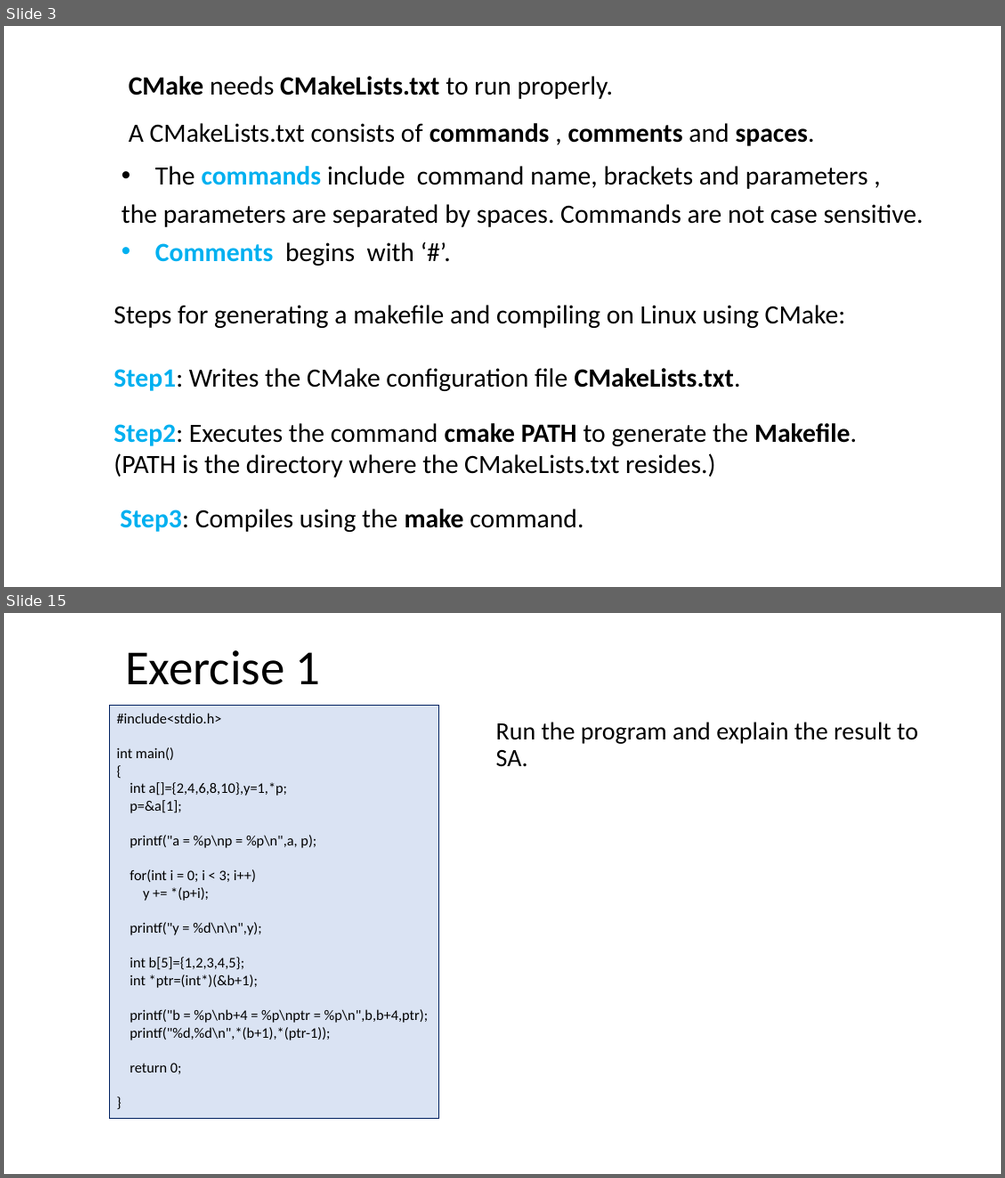
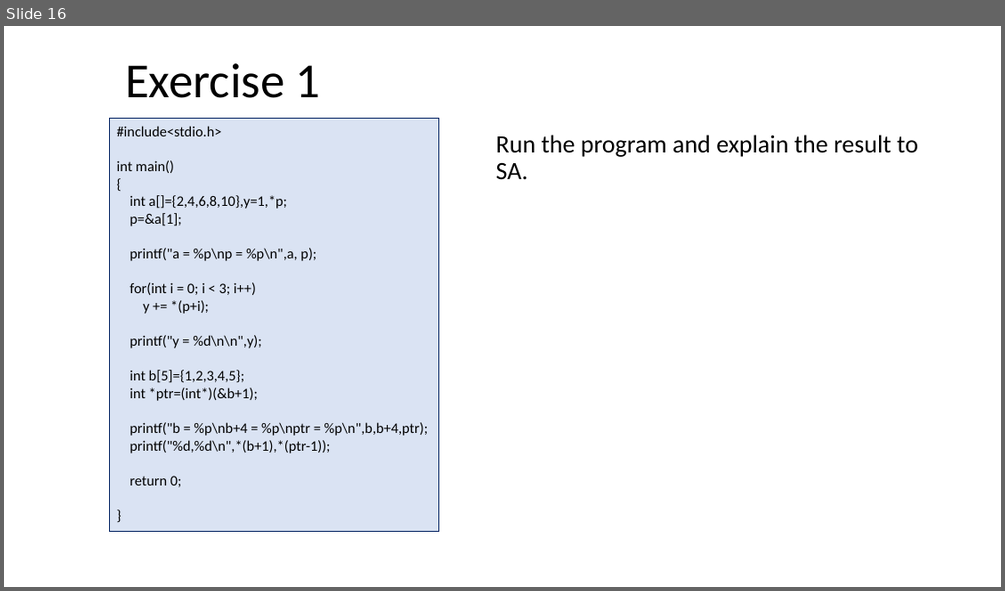
Before and after one commit to ShiqiYu/CPP, a slide deck: week05/Lab05.pptx. Shown one above the other, each under a label of ours: slides 3 and 15 before the commit, slide 16 after it; the slides between them are not shown. The pictures are 1005x1178 and 1005x591 pixels, drawn with LibreOffice and Linux fonts; fonts in the diff are those of the drawing; background and template pictures are left out. Boxes give left, top, right and bottom in pixels: in the first picture for what was removed or moved away, otherwise in the second. Text is boxed around its words. In the diff, an @@ line names an element or a change of style, - is before the commit and + after.

```diff
--- a/week05/Lab05.pptx
+++ b/week05/Lab05.pptx
@@ slide 3 removed at bbox=[4, 26, 1001, 587], background #FFFFFF @@
@@ text removed at bbox=[129, 76, 815, 146] @@
-CMake needs CMakeLists.txt to run properly.
-A CMakeLists.txt consists of commands , comments and spaces.
@@ text removed at bbox=[121, 166, 923, 265] @@
-• The commands include command name, brackets and parameters ,
-the parameters are separated by spaces. Commands are not case sensitive.
-• Comments begins with ‘#’.
@@ text removed at bbox=[113, 305, 846, 328] @@
-Steps for generating a makefile and compiling on Linux using CMake:
@@ text removed at bbox=[113, 368, 741, 391] @@
-Step1: Writes the CMake configuration file CMakeLists.txt.
@@ text removed at bbox=[113, 423, 857, 477] @@
-Step2: Executes the command cmake PATH to generate the Makefile.
-(PATH is the directory where the CMakeLists.txt resides.)
@@ text removed at bbox=[120, 508, 583, 532] @@
-Step3: Compiles using the make command.
@@ what was slide 15 is now slide 16 @@
```
Also in this commit, not shown: 1 slide changed, 16 slides added, 13 other slides removed, 3 other files.
